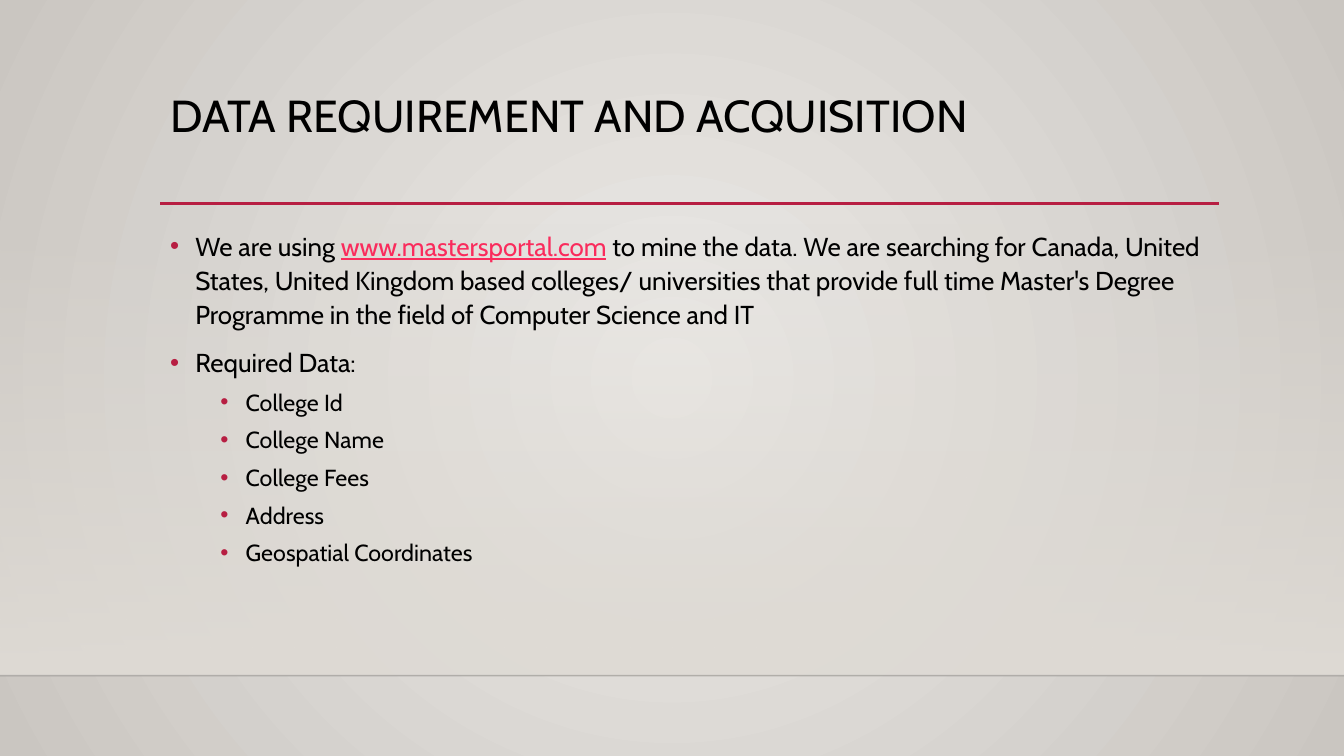
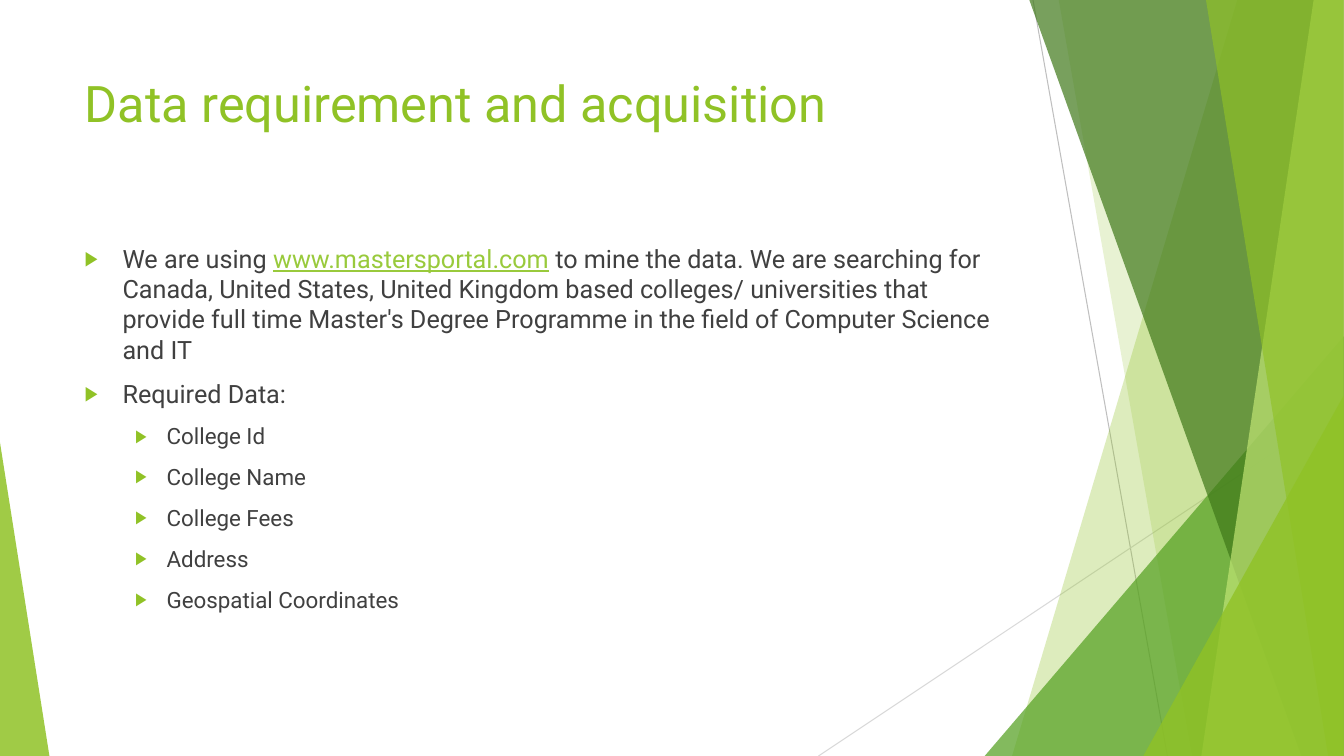
Before and after one commit to deepratnaawale/Capstone, a slide deck: slide 3 of Presentables/Clustering Colleges.pptx. Drawn at 1344x756 pixels with LibreOffice and Linux fonts; fonts in the diff are those of the drawing; background and template pictures are left out. Boxes give left, top, right and bottom in pixels: in the first picture for what was removed or moved away, otherwise in the second. Text is boxed around its words. In the diff, an @@ line names an element or a change of style, - is before the commit and + after.

```diff
--- a/Presentables/Clustering Colleges.pptx
+++ b/Presentables/Clustering Colleges.pptx
@@ background gradient #ECEAE7 to #CAC7C1 to #FFFFFF @@
@@ title at box(85, 84, 827, 133): text changed; size 32 to 36 pt; font Cabin to Roboto; text colour #000000 to #90C226 @@
-DATA REQUIREMENT AND ACQUISITION
+Data requirement and acquisition
@@ line removed from (160, 204) to (1220, 204) @@
@@ rectangle removed at box(0, 223, 1344, 676) @@
@@ text "We are using www.mastersportal.com to ...": place and size @@
-text "We are using www.mastersportal.com to ..." at box(195, 236, 1200, 567)
+text "We are using www.mastersportal.com to ..." at box(123, 249, 990, 613)
@@ text "We are using www.mastersportal.com to ..." at box(123, 249, 990, 613): size 18.5 to 18 pt in "We are using www.mastersportal.com to mine the ...", "Required Data:"; font Cabin to Roboto, text colour #000000 to #404040; text colour #FA2B5C to #99CA3C in "www.mastersportal.com"; size 16.6 to 16 pt in "College Id", "College Name", "College Fees", "Address" and 1 more places; bullet • to ▶; line spacing 1.1 to 1; bullet colour #B71E42 to #90C226; more space between paragraphs @@
@@ group added at box(0, 0, 1344, 756): 5 freeform shapes, 3 triangles, 2 lines @@
@@ line removed from (0, 676) to (1344, 676) @@
```
Also in this commit, not shown: 11 other slides changed, 2 slides added, 1 other file.
